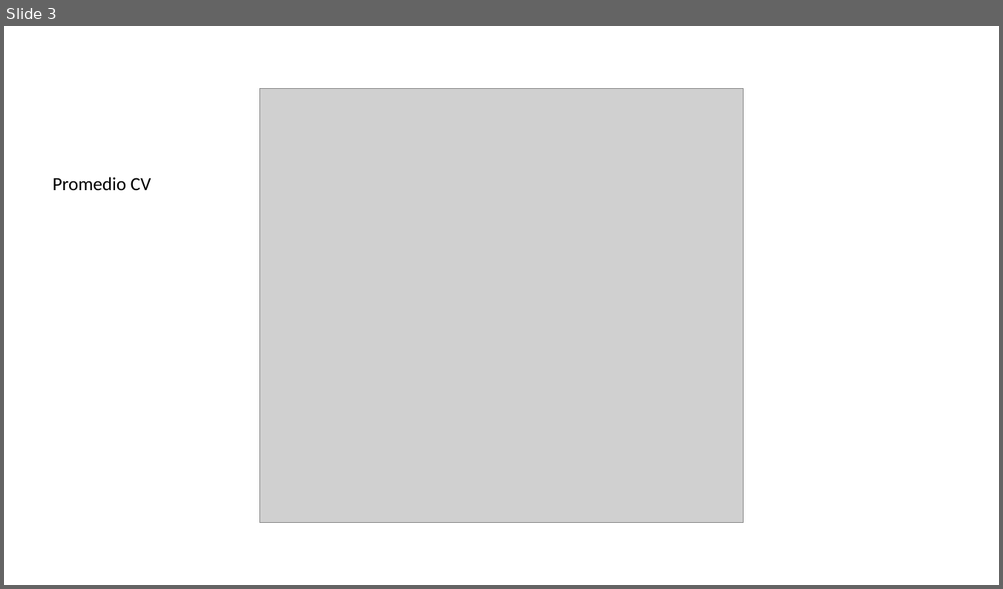
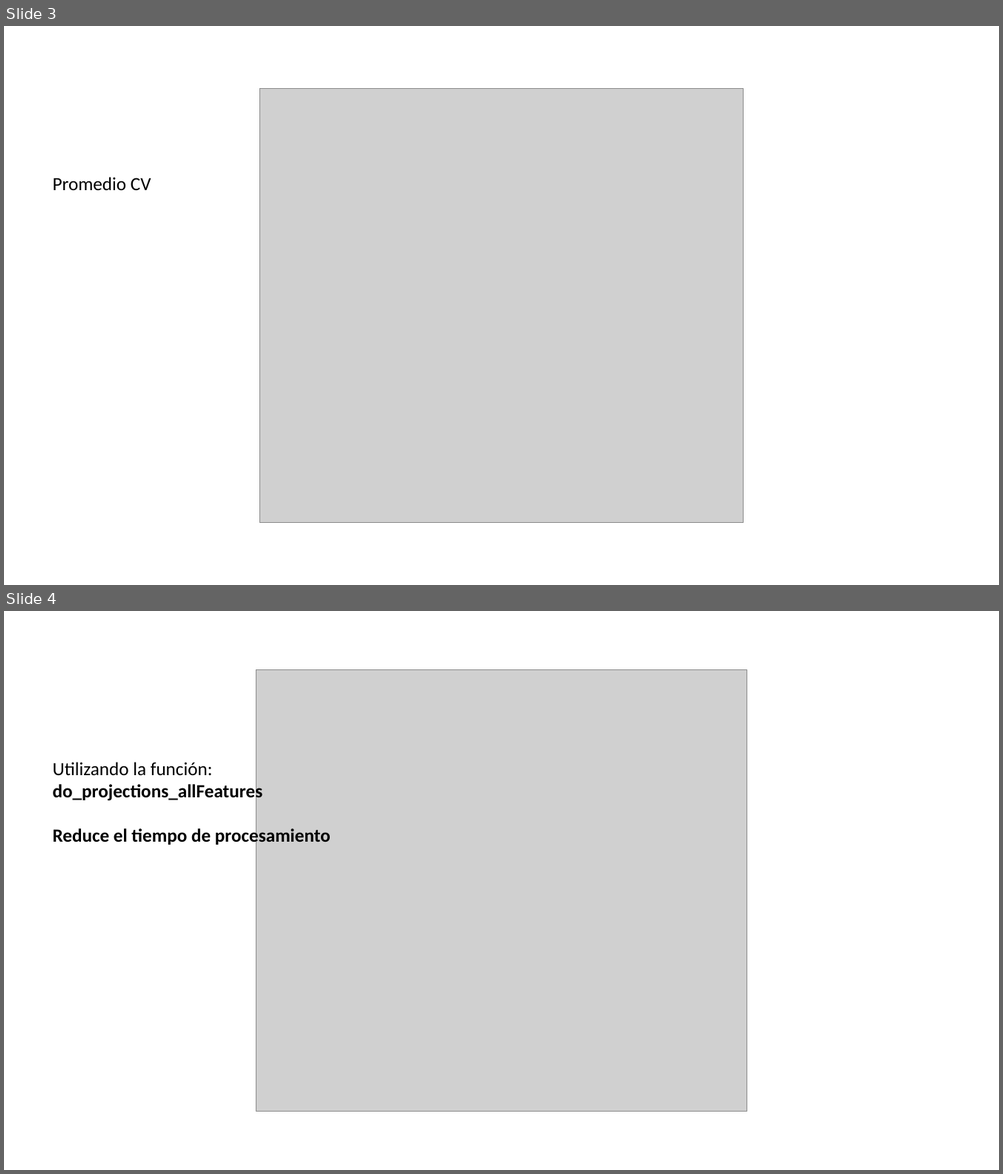
Before and after one commit to haachicanoy/Climate-change-CWR, a slide deck: comparacion_proyecciones.pptx. Shown one above the other, each under a label of ours: slide 3 before the commit, slides 3 and 4 after it. The pictures are 1003x589 and 1003x1174 pixels, drawn with LibreOffice and Linux fonts; fonts in the diff are those of the drawing; grey boxes stand for pictures. Boxes give left, top, right and bottom in pixels: in the first picture for what was removed or moved away, otherwise in the second. Text is boxed around its words. In the diff, an @@ line names an element or a change of style, - is before the commit and + after.

Commit message:
Do projections code done

```diff
--- a/comparacion_proyecciones.pptx
+++ b/comparacion_proyecciones.pptx
@@ slide 4 added at [4,611,999,1170], background #FFFFFF @@
@@ picture added at [256,670,746,1112] @@
@@ text added at [53,762,330,847], 18 pt, text #000000, bold @@
+Utilizando la función:
+do_projections_allFeatures
+Reduce el tiempo de procesamiento
```
Also in this commit, not shown: 2 other files.
